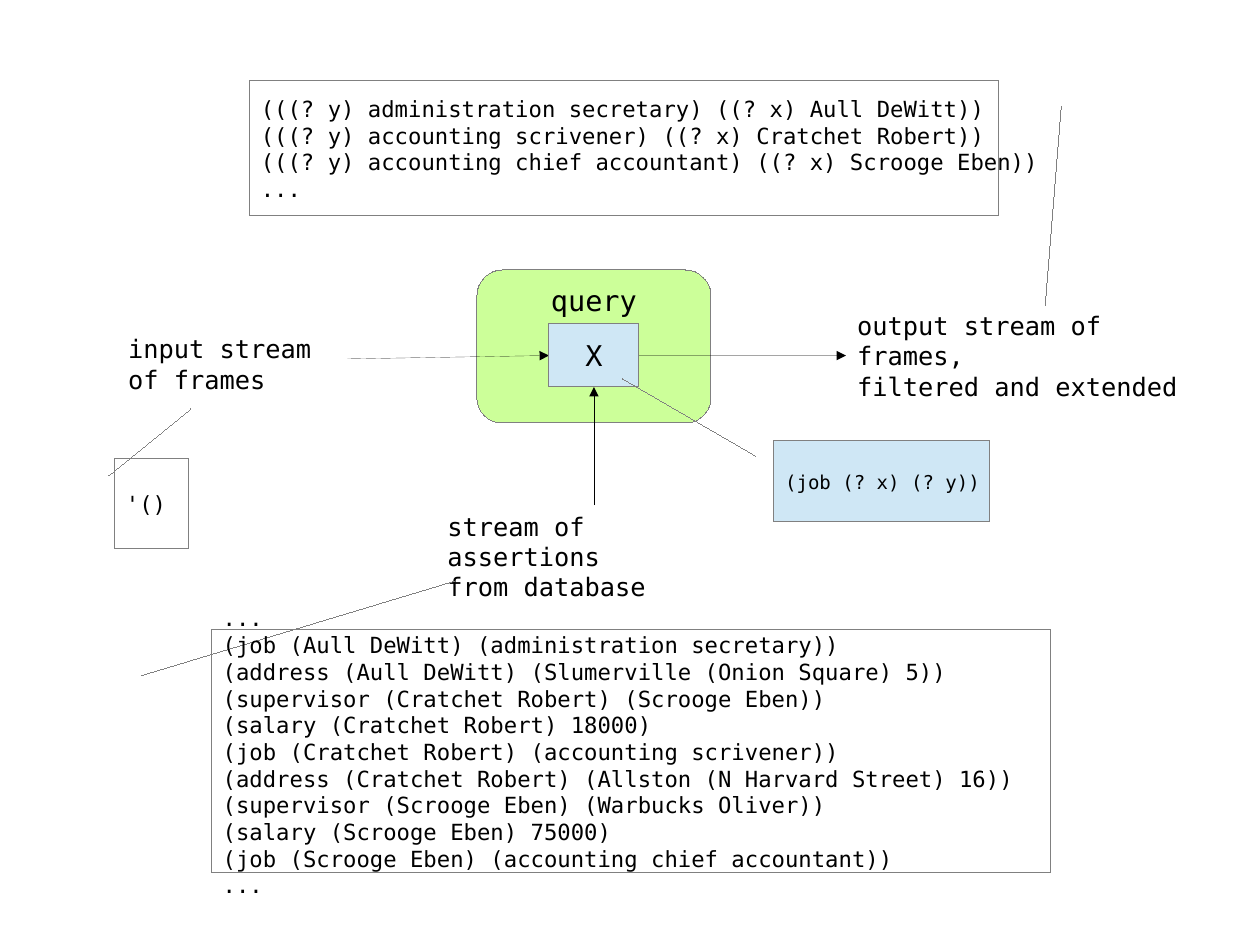
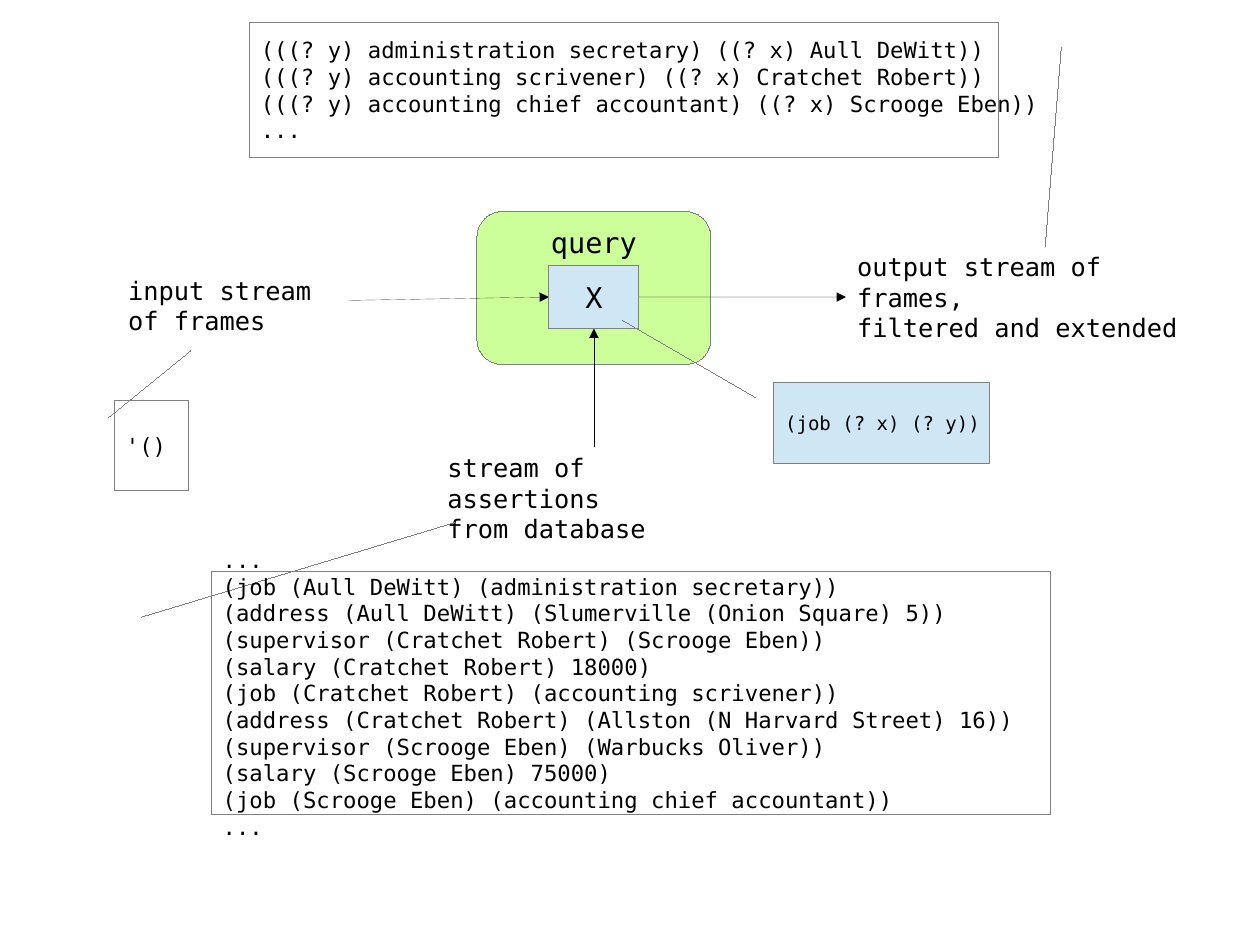
Before and after one commit to uents/sicp, a slide deck: slide 1 of blog/assets/ch4/ch4-figs.odp. Drawn at 1260x945 pixels with LibreOffice and Linux fonts; fonts in the diff are those of the drawing. Boxes give left, top, right and bottom in pixels: in the first picture for what was removed or moved away, otherwise in the second. Text is boxed around its words. In the diff, an @@ line names an element or a change of style, - is before the commit and + after.

```diff
--- a/blog/assets/ch4/ch4-figs.odp
+++ b/blog/assets/ch4/ch4-figs.odp
@@ 4 border callouts, 3 texts, 2 arrows, 1 rounded rectangle, 1 rectangle, 1 elbow arrow: place and size @@
-4 border callouts, 3 texts, 2 arrows, 1 rounded rectangle, 1 rectangle, 1 elbow arrow at <box>114,81,1177,874</box>
+4 border callouts, 3 texts, 2 arrows, 1 rounded rectangle, 1 rectangle, 1 elbow arrow at <box>114,23,1177,815</box>
```
Also in this commit, not shown: 6 other files.
